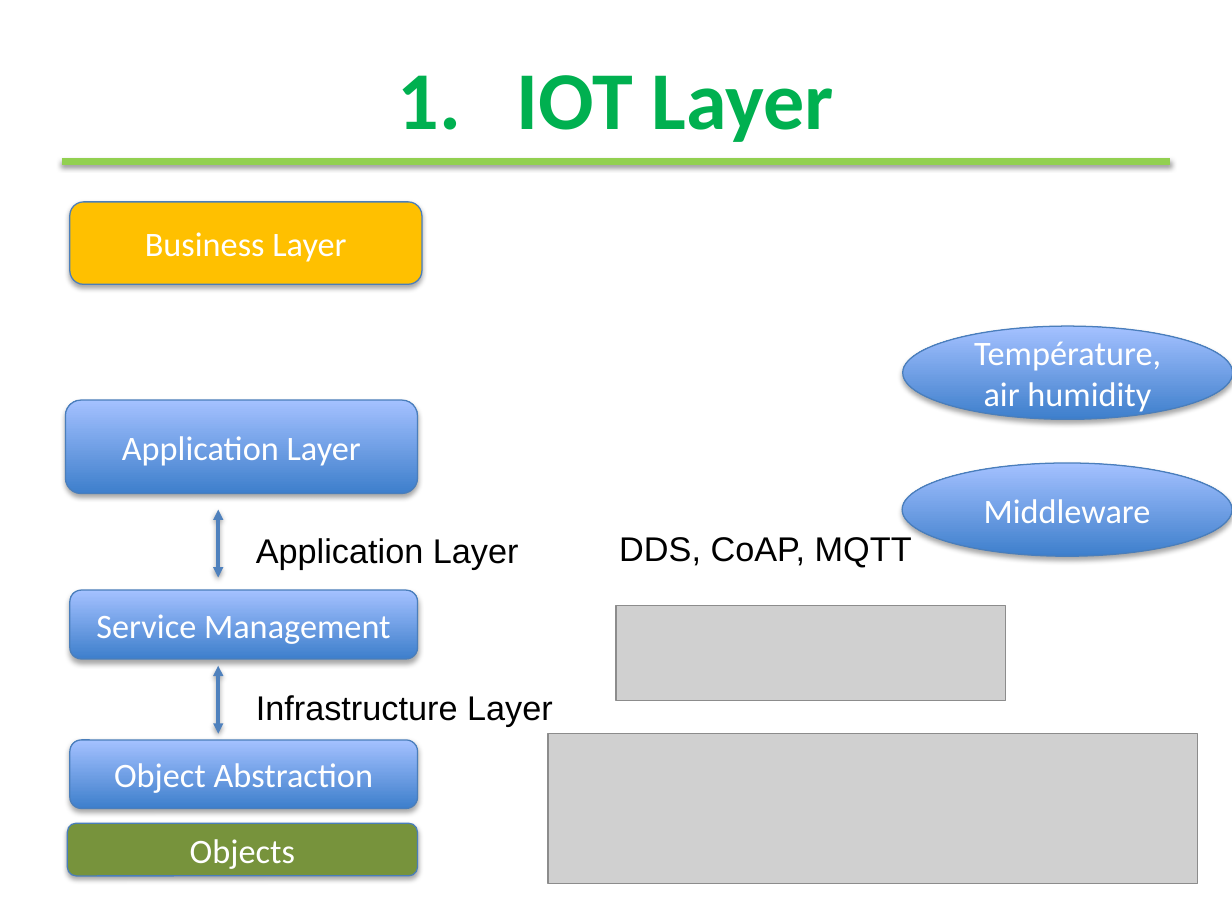
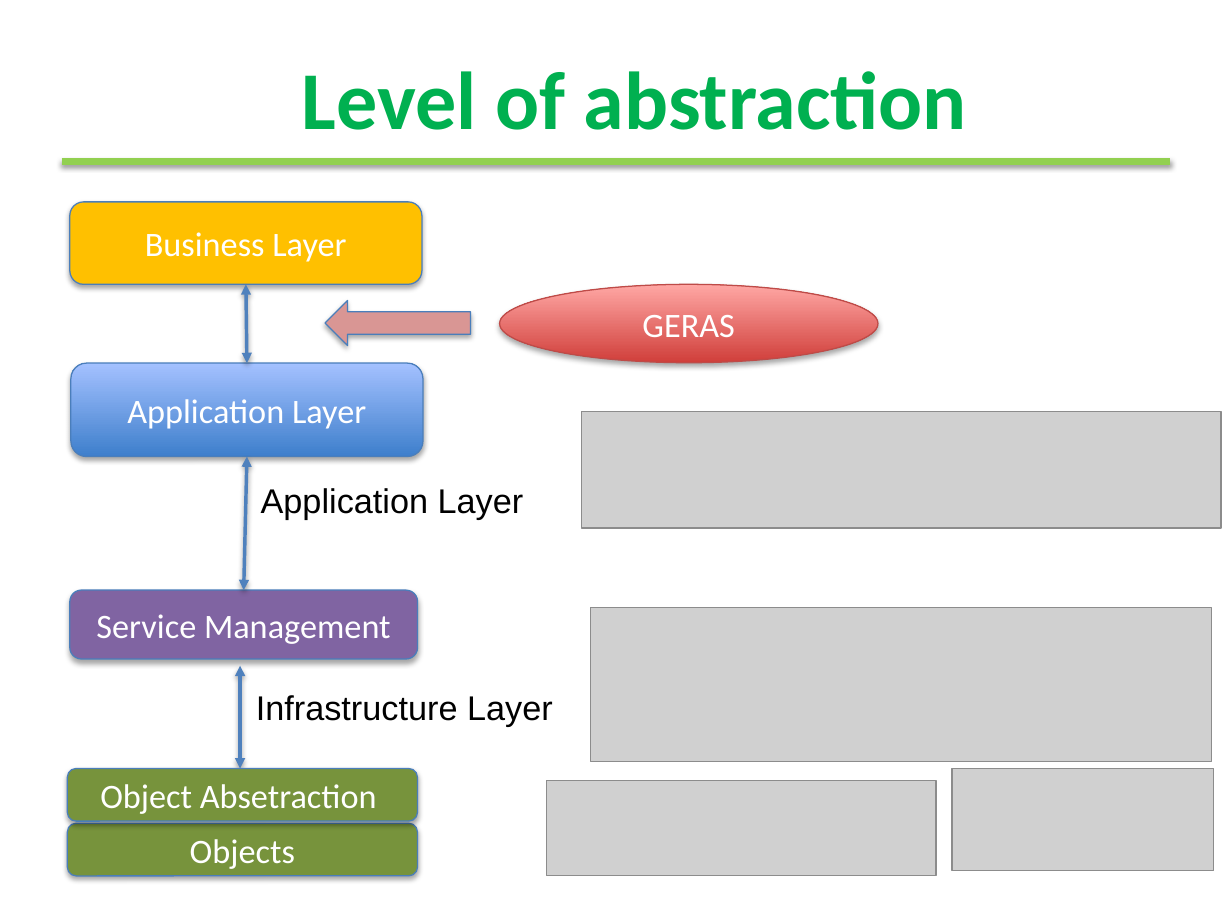
Before and after one commit to moussaamrani/IoTDSL, a slide deck: slide 4 of wiki/Talks/Presentation.pptx (slide 3 before the commit). Drawn at 1232x924 pixels with LibreOffice and Linux fonts; fonts in the diff are those of the drawing; grey boxes stand for pictures; background and template pictures are left out. Boxes give left, top, right and bottom in pixels: in the first picture for what was removed or moved away, otherwise in the second. Text is boxed around its words. In the diff, an @@ line names an element or a change of style, - is before the commit and + after.

```diff
--- a/wiki/Talks/Presentation.pptx
+++ b/wiki/Talks/Presentation.pptx
@@ title at <box>302,71,967,130</box>: text changed @@
-1. IOT Layer
+Level of abstraction
@@ double arrow added from (246, 285) to (246, 363), #4F81BD 2 pt @@
@@ ellipse added at <box>500,285,878,363</box>, fill gradient #D1403C to #FFA6A5, outline #BF4C48 0.75 pt, 20 pt, text #FFFFFF @@
+GERAS
@@ right arrow added at <box>325,301,471,346</box>, fill #D99694, outline #4B7EBC 0.75 pt @@
@@ ellipse removed at <box>903,326,1232,420</box> @@
-Température, air humidity
@@ rounded rectangle "Application Layer": place and size @@
-rounded rectangle "Application Layer" at <box>65,400,418,494</box>
+rounded rectangle "Application Layer" at <box>71,363,424,457</box>
@@ picture added at <box>582,411,1221,529</box> @@
@@ double arrow moved from (218, 510) - (218, 578) to (246, 457) - (244, 590) @@
@@ text "Application Layer": place and size @@
-text "Application Layer" at <box>256,538,519,570</box>
+text "Application Layer" at <box>261,488,524,520</box>
@@ ellipse removed at <box>902,463,1232,557</box> @@
-Middleware
@@ text removed at <box>619,537,912,567</box> @@
-DDS, CoAP, MQTT
@@ rounded rectangle "Service Management" at <box>70,590,418,659</box>: fill gradient #3F80CE to #A4C4FF to #8064A2 @@
@@ picture added at <box>590,607,1211,761</box> @@
@@ double arrow moved from (218, 665) - (218, 734) to (240, 665) - (240, 769) @@
@@ picture removed at <box>548,734,1198,883</box> @@
@@ rounded rectangle "Object Absetraction": place and size @@
-rounded rectangle "Object Absetraction" at <box>70,740,418,809</box>
+rounded rectangle "Object Absetraction" at <box>68,769,418,822</box>
@@ rounded rectangle "Object Absetraction" at <box>68,769,418,822</box>: fill gradient #3F80CE to #A4C4FF to #77933C @@
@@ picture added at <box>952,769,1215,871</box> @@
@@ text in rounded rectangle at <box>100,784,377,814</box>: text changed @@
-Object Abstraction
+Object Absetraction
@@ picture: place and size @@
-picture at <box>616,606,1005,701</box>
+picture at <box>546,781,935,876</box>
```
Also in this commit, not shown: 3 other slides changed, 6 slides added, 5 slides removed.
